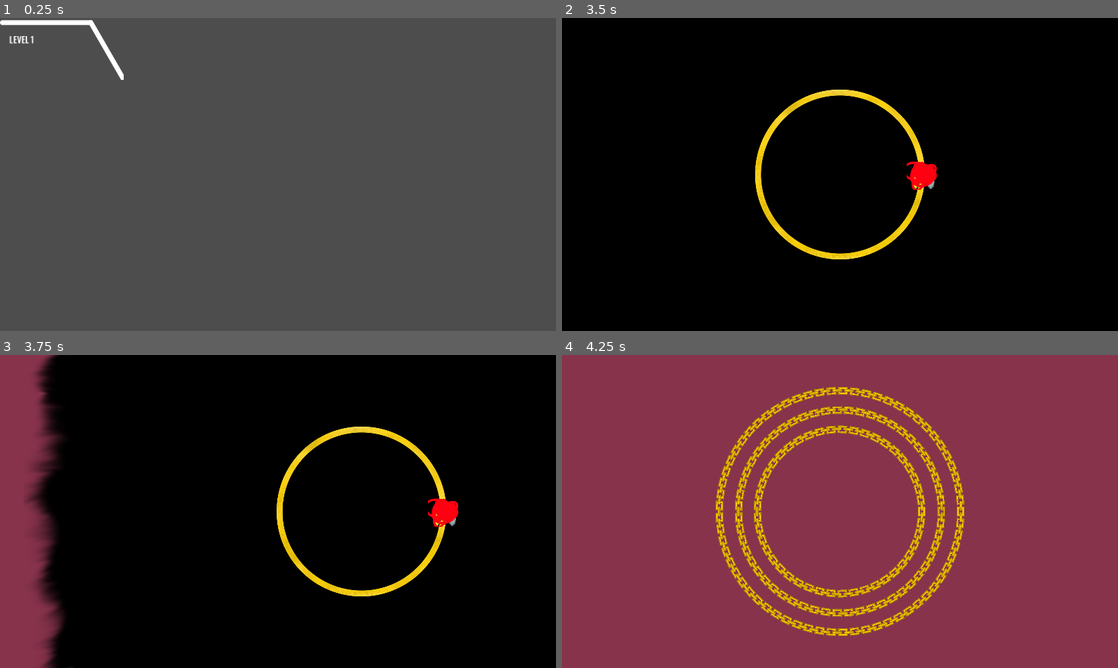
Above: before the commit, frames 1-4 (two rows, left to right).
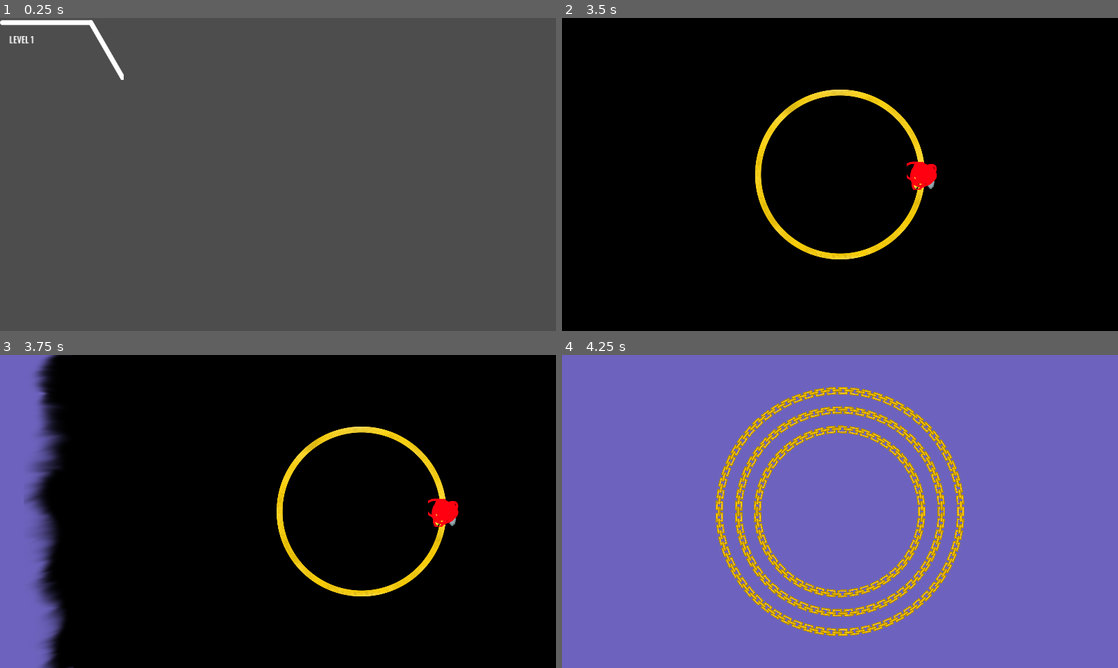
Above: after the commit, the same moments.

Repository: triangle-int/logi-charm
Game: Godot game, scene res://scenes/ui/branch.tscn
Two runs of this game, one before a commit and one after it. Both use one fixed random seed, a clock stepped at 60 frames per second and the inputs below. This scene is started directly instead of the project's main scene.
Inputs (mouse positions are in pixels of both pictures, inside the frame that each line leads up to):
- Up to frame 1 (0.25 s): no input
- Up to frame 2 (3.5 s): click (623, 49) at 0.5 s; click (617, 46) at 1.25 s; tap Enter (ui_accept) at 2, 2.27, 3.02 s; move the mouse to (962, 158) at 2.02 s; move the mouse to (728, 190) at 2.77 s
- Up to frame 3 (3.75 s): move the mouse to (333, 442) at 3.52 s
- Up to frame 4 (4.25 s): no input

Frames 1-2 are identical in both runs. In frame 3, 9.4% of the frame differs, in the area x 0-14%, y 0-100%; in frame 4, 93%, in the area x 0-100%, y 0-100%.

Commit message:
Fixed reseting memory

Diff:
--- a/scenes/game.tscn
+++ b/scenes/game.tscn
@@ -37,7 +37,7 @@
 [node name="Pointer" parent="Center" instance=ExtResource("1_vpf3b")]
 
 [node name="Background" type="Sprite2D" parent="."]
-self_modulate = Color(0.529412, 0.2, 0.298039, 1)
+self_modulate = Color(0.427451, 0.388235, 0.745098, 1)
 z_index = -10
 scale = Vector2(2000, 2000)
 texture = ExtResource("6_yk2oo")
--- a/scripts/components/base_component.gd
+++ b/scripts/components/base_component.gd
@@ -16,7 +16,7 @@
 	ComponentsSignals.simulation_started.connect(
 		func():
 			for ring in range(width):
-				memory[ring] = false
+				set_memory(ring, false)
 	)
 
 func receive_signal(index: int, high: bool):
